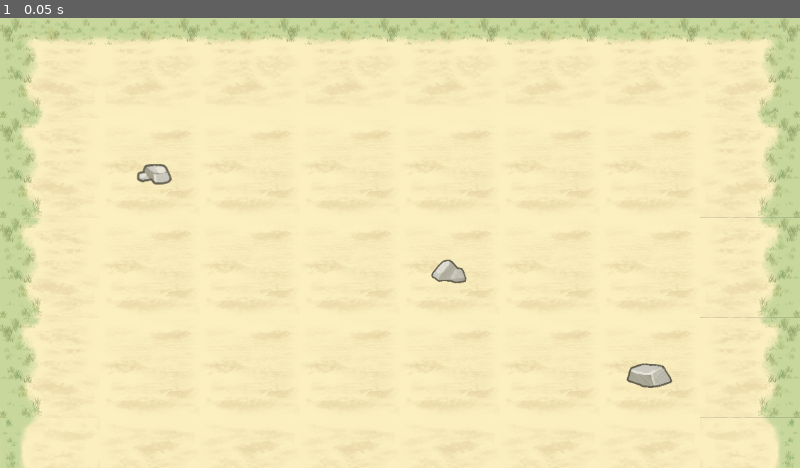
Above: before the commit, frame 1.
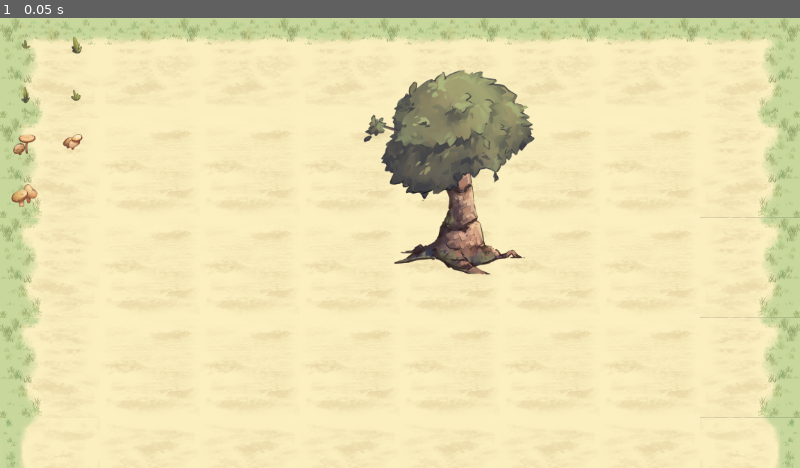
Above: after the commit, the same moment.

Repository: auauron/hutik-sa-katagman
Game: Godot game, scene res://scenes/test/test_scene_tilemap.tscn
Two runs of this game, one before a commit and one after it. Both use one fixed random seed, a clock stepped at 60 frames per second and the inputs below.
Inputs:
- Up to frame 1 (0.05 s): no input

The runs differ from the first frame. In frame 1, 5.8% of the frame differs, in the area x 1-85%, y 4-83%.

Commit message:
feature: add tree node and import assets

Diff:
--- a/scenes/characters/player.tscn
+++ b/scenes/characters/player.tscn
@@ -7,6 +7,7 @@
 [ext_resource type="Texture2D" uid="uid://dnvon5ysjbxxv" path="res://assets/game/characters/modern_side_walk.png" id="4_dyp2m"]
 [ext_resource type="Script" uid="uid://cba000em83y4n" path="res://scenes/characters/idle_state.gd" id="5_kqtwu"]
 [ext_resource type="Script" uid="uid://dplkqocxvn671" path="res://scenes/characters/walk_state.gd" id="6_kqtwu"]
+[ext_resource type="Script" uid="uid://cl3ie831e4cgt" path="res://scenes/characters/shadow.gd" id="8_eojnx"]
 
 [sub_resource type="AtlasTexture" id="AtlasTexture_atpat"]
 atlas = ExtResource("1_g2els")
@@ -173,6 +174,10 @@
 [node name="Player" type="CharacterBody2D"]
 script = ExtResource("1_76oj4")
 
+[node name="Shadow" type="Node2D" parent="."]
+z_index = -1
+script = ExtResource("8_eojnx")
+
 [node name="AnimatedSprite2D" type="AnimatedSprite2D" parent="."]
 position = Vector2(12, -157)
 scale = Vector2(0.5, 0.5)
--- /dev/null
+++ b/scenes/characters/shadow.gd
@@ -0,0 +1,10 @@
+extends Node2D
+
+func _draw():
+	draw_set_transform(Vector2.ZERO, 0, Vector2(2.0,1.0))
+	draw_circle(Vector2.ZERO, 6, Color(0,0,0,0.35))
+	draw_set_transform(Vector2.ZERO, 0, Vector2.ONE)
+
+func _ready():
+	position= Vector2(0,16)
+	queue_redraw()
--- /dev/null
+++ b/scenes/components/tree.tscn
@@ -0,0 +1,24 @@
+[gd_scene load_steps=4 format=3 uid="uid://dfa0ssj5ayec"]
+
+[ext_resource type="Texture2D" uid="uid://dany8whpalwfo" path="res://assets/game/objects/tree3.png" id="1_exdyc"]
+[ext_resource type="Texture2D" uid="uid://doa7c7c35f7ca" path="res://assets/game/objects/top3.png" id="2_10xnx"]
+
+[sub_resource type="CapsuleShape2D" id="CapsuleShape2D_exdyc"]
+radius = 28.0
+height = 252.0
+
+[node name="Tree" type="Node2D"]
+
+[node name="Trunk" type="Sprite2D" parent="."]
+position = Vector2(263, 398)
+texture = ExtResource("1_exdyc")
+
+[node name="Leaves" type="Sprite2D" parent="."]
+position = Vector2(249, 147)
+texture = ExtResource("2_10xnx")
+
+[node name="StaticBody2D" type="StaticBody2D" parent="."]
+
+[node name="CollisionShape2D" type="CollisionShape2D" parent="StaticBody2D"]
+position = Vector2(264, 441)
+shape = SubResource("CapsuleShape2D_exdyc")
--- a/scenes/test/test_scene_default.tscn
+++ b/scenes/test/test_scene_default.tscn
@@ -11,5 +11,4 @@
 tile_set = ExtResource("1_ywbes")
 
 [node name="Stone" type="TileMapLayer" parent="GameTileMap"]
-tile_map_data = PackedByteArray("AAABAAEAAQAAAAEAAAAEAAIAAQADAAEAAAAGAAMAAQAGAAEAAAA=")
 tile_set = ExtResource("1_ywbes")
--- a/scenes/test/test_scene_player.tscn
+++ b/scenes/test/test_scene_player.tscn
@@ -1,7 +1,8 @@
-[gd_scene load_steps=3 format=4 uid="uid://bsjrnxo2ave5u"]
+[gd_scene load_steps=4 format=4 uid="uid://xh6vbf5fk6np"]
 
 [ext_resource type="TileSet" uid="uid://c2bb1nh8otyyk" path="res://tilesets/game_tile_set.tres" id="1_mhild"]
 [ext_resource type="PackedScene" uid="uid://cknextrl2x07q" path="res://scenes/characters/player.tscn" id="2_q17pk"]
+[ext_resource type="PackedScene" uid="uid://dfa0ssj5ayec" path="res://scenes/components/tree.tscn" id="3_vcgnq"]
 
 [node name="TestSceneTilemap" type="Node2D"]
 
@@ -12,10 +13,21 @@
 tile_set = ExtResource("1_mhild")
 
 [node name="Stone" type="TileMapLayer" parent="GameTileMap"]
+tile_set = ExtResource("1_mhild")
+
+[node name="Grass" type="TileMapLayer" parent="GameTileMap"]
 scale = Vector2(0.5, 0.5)
-tile_map_data = PackedByteArray("AAABAAEAAQAAAAEAAAAEAAIAAQADAAEAAAAGAAMAAQAGAAEAAAA=")
+tile_map_data = PackedByteArray("AAAAAAAAAgABAAEAAAAAAAEAAgAEAAEAAAABAAAAAgAIAAEAAAABAAEAAgAMAAEAAAA=")
+tile_set = ExtResource("1_mhild")
+
+[node name="Mushroom" type="TileMapLayer" parent="GameTileMap"]
+scale = Vector2(0.5, 0.5)
+tile_map_data = PackedByteArray("AAAAAAIABAABAAEAAAABAAIABAAHAAEAAAAAAAMABAAPAAEAAAA=")
 tile_set = ExtResource("1_mhild")
 
 [node name="Player" parent="." instance=ExtResource("2_q17pk")]
-position = Vector2(545, 403)
+z_index = 1
+position = Vector2(394, 418)
 scale = Vector2(0.5, 0.5)
+
+[node name="Tree" parent="." instance=ExtResource("3_vcgnq")]
--- a/scenes/test/test_scene_tilemap.tscn
+++ b/scenes/test/test_scene_tilemap.tscn
@@ -11,5 +11,25 @@
 tile_set = ExtResource("1_3xul5")
 
 [node name="Stone" type="TileMapLayer" parent="GameTileMap"]
-tile_map_data = PackedByteArray("AAABAAEAAQAAAAEAAAAEAAIAAQADAAEAAAAGAAMAAQAGAAEAAAA=")
 tile_set = ExtResource("1_3xul5")
+
+[node name="Grass" type="TileMapLayer" parent="GameTileMap"]
+scale = Vector2(0.5, 0.5)
+tile_map_data = PackedByteArray("AAAAAAAAAgABAAEAAAAAAAEAAgAEAAEAAAABAAAAAgAIAAEAAAABAAEAAgAMAAEAAAA=")
+tile_set = ExtResource("1_3xul5")
+
+[node name="Mushroom" type="TileMapLayer" parent="GameTileMap"]
+scale = Vector2(0.5, 0.5)
+tile_map_data = PackedByteArray("AAAAAAIABAABAAEAAAABAAIABAAHAAEAAAAAAAMABAAPAAEAAAA=")
+tile_set = ExtResource("1_3xul5")
+
+[node name="Leaves" type="TileMapLayer" parent="GameTileMap"]
+z_index = 1
+scale = Vector2(0.7, 0.7)
+tile_map_data = PackedByteArray("AAAGAAEABgAHAAAAAAA=")
+tile_set = ExtResource("1_3xul5")
+
+[node name="Tree" type="TileMapLayer" parent="GameTileMap"]
+scale = Vector2(0.7, 0.7)
+tile_map_data = PackedByteArray("AAAGAAIABQAAAAEAAAA=")
+tile_set = ExtResource("1_3xul5")
--- a/tilesets/game_tile_set.tres
+++ b/tilesets/game_tile_set.tres
@@ -1,7 +1,14 @@
-[gd_resource type="TileSet" load_steps=5 format=3 uid="uid://c2bb1nh8otyyk"]
+[gd_resource type="TileSet" load_steps=19 format=3 uid="uid://c2bb1nh8otyyk"]
 
 [ext_resource type="Texture2D" uid="uid://i03faqlc7mvk" path="res://assets/game/tilemap/tilemap.png" id="1_tjtrf"]
 [ext_resource type="Texture2D" uid="uid://don5srx0ago53" path="res://assets/game/tilemap/stone.png" id="2_tkbyn"]
+[ext_resource type="Texture2D" uid="uid://c70vak3yjha5h" path="res://assets/game/tilemap/grass.png" id="3_pudl8"]
+[ext_resource type="Texture2D" uid="uid://cj0ug36i2celf" path="res://assets/game/tilemap/ground.png" id="4_uk42g"]
+[ext_resource type="Texture2D" uid="uid://cqpikw38k5om8" path="res://assets/game/tilemap/mushroom.png" id="5_yewih"]
+[ext_resource type="Texture2D" uid="uid://ccrji3epk1rha" path="res://assets/game/tilemap/tree.png" id="6_yewih"]
+[ext_resource type="Texture2D" uid="uid://l0nnbwfwybdo" path="res://assets/game/tilemap/leaves.png" id="7_8yb5x"]
+[ext_resource type="Texture2D" uid="uid://stcm11hppwyl" path="res://assets/game/tilemap/Tilemap_color4.png" id="8_xa2g7"]
+[ext_resource type="Texture2D" uid="uid://bhq71lxc0o8br" path="res://assets/game/objects/nipa hut.png" id="9_jutaf"]
 
 [sub_resource type="TileSetAtlasSource" id="TileSetAtlasSource_tkbyn"]
 texture = ExtResource("1_tjtrf")
@@ -28,7 +35,118 @@
 6:1/size_in_atlas = Vector2i(3, 2)
 6:1/0 = 0
 
+[sub_resource type="TileSetAtlasSource" id="TileSetAtlasSource_8yb5x"]
+texture = ExtResource("3_pudl8")
+1:1/size_in_atlas = Vector2i(3, 3)
+1:1/0 = 0
+4:1/size_in_atlas = Vector2i(4, 4)
+4:1/0 = 0
+8:1/size_in_atlas = Vector2i(4, 4)
+8:1/0 = 0
+12:1/size_in_atlas = Vector2i(3, 3)
+12:1/0 = 0
+
+[sub_resource type="TileSetAtlasSource" id="TileSetAtlasSource_xa2g7"]
+texture = ExtResource("4_uk42g")
+texture_region_size = Vector2i(32, 32)
+9:6/0 = 0
+10:6/0 = 0
+11:7/0 = 0
+12:7/0 = 0
+13:8/0 = 0
+14:9/0 = 0
+15:9/0 = 0
+16:10/0 = 0
+17:10/0 = 0
+18:11/0 = 0
+10:0/size_in_atlas = Vector2i(9, 6)
+10:0/0 = 0
+19:0/size_in_atlas = Vector2i(9, 6)
+19:0/0 = 0
+28:0/size_in_atlas = Vector2i(9, 6)
+28:0/0 = 0
+0:0/size_in_atlas = Vector2i(10, 6)
+0:0/0 = 0
+
+[sub_resource type="TileSetAtlasSource" id="TileSetAtlasSource_jutaf"]
+texture = ExtResource("5_yewih")
+1:1/size_in_atlas = Vector2i(6, 5)
+1:1/0 = 0
+7:1/size_in_atlas = Vector2i(5, 5)
+7:1/0 = 0
+15:1/size_in_atlas = Vector2i(6, 5)
+15:1/0 = 0
+
+[sub_resource type="TileSetAtlasSource" id="TileSetAtlasSource_8u0cr"]
+texture = ExtResource("6_yewih")
+texture_region_size = Vector2i(32, 32)
+11:1/size_in_atlas = Vector2i(9, 14)
+11:1/0 = 0
+0:13/size_in_atlas = Vector2i(10, 11)
+0:13/0 = 0
+0:1/size_in_atlas = Vector2i(11, 12)
+0:1/0 = 0
+
+[sub_resource type="TileSetAtlasSource" id="TileSetAtlasSource_2yqys"]
+texture = ExtResource("7_8yb5x")
+texture_region_size = Vector2i(64, 64)
+0:0/size_in_atlas = Vector2i(7, 5)
+0:0/0 = 0
+7:0/size_in_atlas = Vector2i(6, 5)
+7:0/0 = 0
+0:5/size_in_atlas = Vector2i(7, 5)
+0:5/0 = 0
+7:5/size_in_atlas = Vector2i(6, 5)
+7:5/0 = 0
+
+[sub_resource type="TileSetAtlasSource" id="TileSetAtlasSource_y5jhp"]
+texture = ExtResource("8_xa2g7")
+texture_region_size = Vector2i(32, 32)
+0:0/size_in_atlas = Vector2i(6, 6)
+0:0/0 = 0
+6:0/size_in_atlas = Vector2i(2, 6)
+6:0/0 = 0
+6:6/size_in_atlas = Vector2i(2, 2)
+6:6/0 = 0
+0:6/size_in_atlas = Vector2i(6, 2)
+0:6/0 = 0
+0:8/size_in_atlas = Vector2i(2, 4)
+0:8/0 = 0
+6:8/size_in_atlas = Vector2i(2, 4)
+6:8/0 = 0
+10:6/size_in_atlas = Vector2i(6, 4)
+10:6/0 = 0
+16:6/size_in_atlas = Vector2i(2, 4)
+16:6/0 = 0
+10:10/size_in_atlas = Vector2i(6, 2)
+10:10/0 = 0
+16:10/size_in_atlas = Vector2i(2, 2)
+16:10/0 = 0
+11:1/size_in_atlas = Vector2i(4, 4)
+11:1/0 = 0
+16:0/0 = 0
+17:0/0 = 0
+16:1/0 = 0
+17:1/0 = 0
+16:5/0 = 0
+17:5/0 = 0
+13:0/0 = 0
+13:5/0 = 0
+
+[sub_resource type="TileSetAtlasSource" id="TileSetAtlasSource_lwivk"]
+texture = ExtResource("9_jutaf")
+texture_region_size = Vector2i(64, 64)
+2:0/size_in_atlas = Vector2i(12, 15)
+2:0/0 = 0
+
 [resource]
 tile_size = Vector2i(144, 144)
 sources/0 = SubResource("TileSetAtlasSource_tkbyn")
 sources/1 = SubResource("TileSetAtlasSource_v1amf")
+sources/2 = SubResource("TileSetAtlasSource_8yb5x")
+sources/3 = SubResource("TileSetAtlasSource_xa2g7")
+sources/4 = SubResource("TileSetAtlasSource_jutaf")
+sources/5 = SubResource("TileSetAtlasSource_8u0cr")
+sources/6 = SubResource("TileSetAtlasSource_2yqys")
+sources/7 = SubResource("TileSetAtlasSource_y5jhp")
+sources/8 = SubResource("TileSetAtlasSource_lwivk")
Binary file added: assets/game/objects/drawer.png
Not shown, added: assets/game/objects/drawer.png.import
Binary file added: assets/game/objects/ground5.png
Not shown, added: assets/game/objects/ground5.png.import
Binary file added: assets/game/objects/ground6.png
Not shown, added: assets/game/objects/ground6.png.import
Binary file added: assets/game/objects/ground7.png
Not shown, added: assets/game/objects/ground7.png.import
Binary file added: assets/game/objects/ground8.png
Not shown, added: assets/game/objects/ground8.png.import
Binary file added: assets/game/objects/ground9.png
Not shown, added: assets/game/objects/ground9.png.import
(and 42 more such lines)
